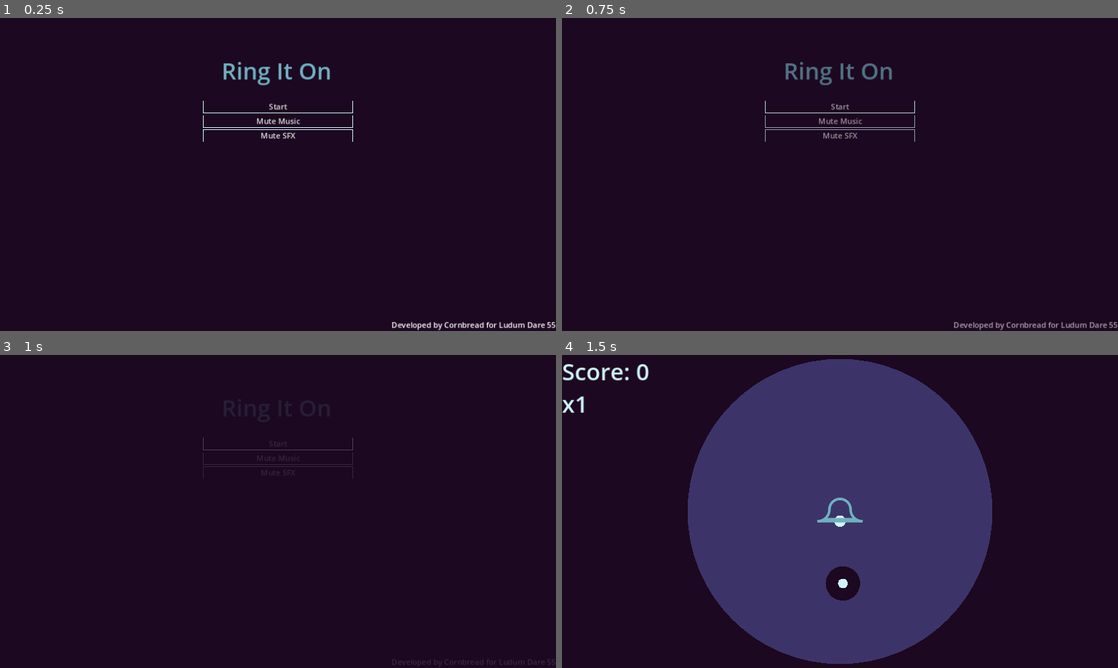
Above: before the commit, frames 1-4 (two rows, left to right).
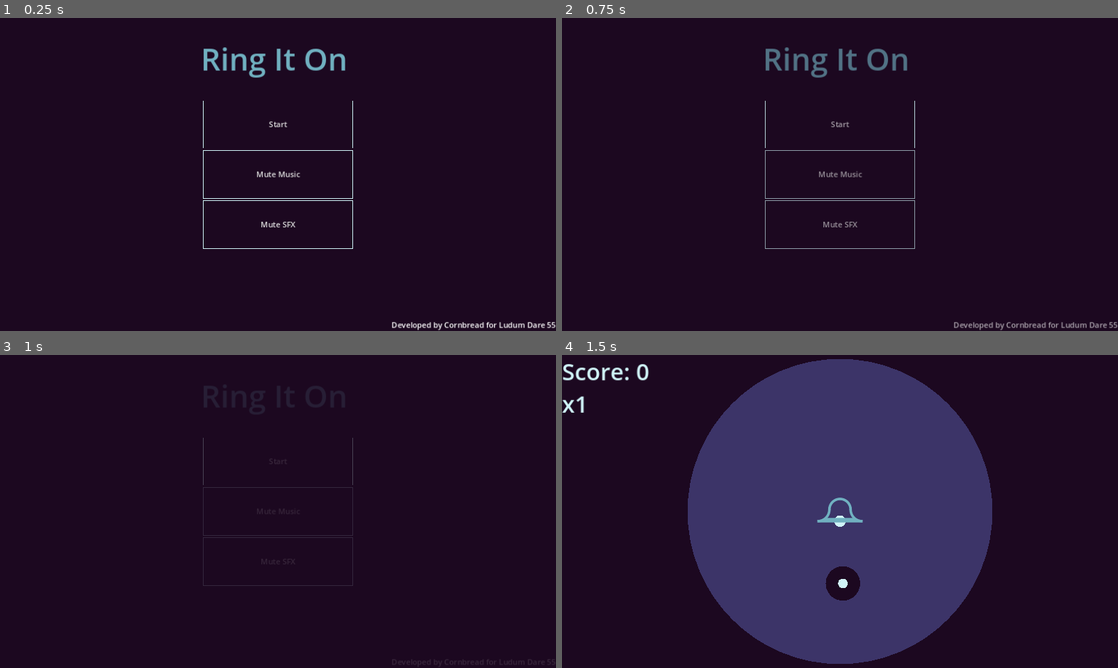
Above: after the commit, the same moments.

Repository: conradte3/ring-it-on
Game: Godot game, scene res://main.tscn
The game is run twice, just before and just after one commit, with the same random seed, the same clock (stepped at 60 frames per second) and the same inputs.
Inputs:
- Up to frame 1 (0.25 s): no input
- Up to frame 2 (0.75 s): click "Start" at 0.5 s
- Up to frame 3 (1 s): no input
- Up to frame 4 (1.5 s): hold F (right) from 1.28 s (still down); hold Space (attack) from 1.28 s (still down)

The runs differ from the first frame. In frame 1, 2.0% of the frame differs, in the area x 36-64%, y 9-74%; in frame 2, 1.9%; in frame 3, 0.6%; in frame 4, nothing differs.

Commit message:
Last minute changes

Diff:
--- a/game.gd
+++ b/game.gd
@@ -1,6 +1,6 @@
 extends Node2D
 
-signal ended(score)
+signal ended(score, high_mult)
 
 var score := 0.0 : set = set_score
 var mult = 1 : set = set_mult
@@ -9,6 +9,8 @@
 var meter_delayed := 0.0 : set = set_meter_delayed
 
 var buffer = 0.0
+
+var high_mult := 1
 
 func _draw() -> void:
 	var size = get_viewport_rect().size
@@ -19,8 +21,8 @@
 	var ratio = fmod(meter_delayed, 10.) / 10.0
 	var angle = max_angle * ratio
 
-	var base_radius = half_size.y
 	var width = min(floor(mult), 8.0)
+	var base_radius = half_size.y - 8. + width / 4.
 	draw_arc(half_size, base_radius, start_angle, start_angle + angle, 64, Color("d0f4f8"), width, true)
 	#for i in range(mult):
 		#if i == mult - 1:
@@ -34,6 +36,7 @@
 
 func set_mult(val: int) -> void:
 	mult = max(val, 1.0)
+	high_mult = max(mult, high_mult)
 	$Score.text = "Score: %d\nx%d" % [score, mult]
 
 func set_meter(val: float) -> void:
@@ -48,7 +51,7 @@
 		queue_redraw()
 
 func _on_player_died() -> void:
-	ended.emit(score)
+	ended.emit(score, high_mult)
 
 func _process(delta: float) -> void:
 	if buffer > 0.0:
--- a/game.tscn
+++ b/game.tscn
@@ -11,6 +11,7 @@
 script = ExtResource("1_t4wyq")
 
 [node name="Background" type="Node2D" parent="."]
+z_index = -1
 script = ExtResource("1_cbnv1")
 
 [node name="Player" parent="." groups=["player"] instance=ExtResource("2_1thw8")]
--- a/main.gd
+++ b/main.gd
@@ -22,14 +22,14 @@
 	add_child(game)
 
 var ending_game = false
-func _on_game_ended(score: float) -> void:
+func _on_game_ended(score: float, high_mult: int) -> void:
 	if ending_game:
 		return
 
 	ending_game = true
 	$Control/GameOver.visible = true
 	high_score = max(score, high_score)
-	$Control/GameOver/Score.text = "Score: %d\nHigh Score: %d" % [score, high_score]
+	$Control/GameOver/Score.text = "Score: %d\nHighest Multiplier: x%d\n\nHigh Score: %d" % [score, high_mult, high_score]
 
 	var tw = create_tween()
 	tw.tween_property($Control/GameOver, "modulate:a", 1.0, 1.0)
--- a/main.tscn
+++ b/main.tscn
@@ -82,13 +82,13 @@
 anchors_preset = 5
 anchor_left = 0.5
 anchor_right = 0.5
-offset_left = -117.0
-offset_top = 75.0
-offset_right = 118.0
-offset_bottom = 142.0
+offset_left = -160.0
+offset_top = 39.0
+offset_right = 160.0
+offset_bottom = 127.0
 grow_horizontal = 2
 theme_override_colors/default_color = Color(0.439216, 0.690196, 0.752941, 1)
-theme_override_font_sizes/normal_font_size = 48
+theme_override_font_sizes/normal_font_size = 64
 text = "Ring It On"
 fit_content = true
 scroll_active = false
@@ -109,6 +109,7 @@
 
 [node name="Start" type="Button" parent="Control/MainMenu/VBoxContainer"]
 layout_mode = 2
+size_flags_vertical = 3
 theme_override_styles/normal = ExtResource("5_miere")
 theme_override_styles/hover = ExtResource("5_miere")
 theme_override_styles/pressed = ExtResource("5_miere")
@@ -118,6 +119,7 @@
 
 [node name="Music" type="Button" parent="Control/MainMenu/VBoxContainer"]
 layout_mode = 2
+size_flags_vertical = 3
 theme_override_styles/normal = ExtResource("5_miere")
 theme_override_styles/hover = ExtResource("5_miere")
 theme_override_styles/pressed = ExtResource("5_miere")
@@ -127,6 +129,7 @@
 
 [node name="Sfx" type="Button" parent="Control/MainMenu/VBoxContainer"]
 layout_mode = 2
+size_flags_vertical = 3
 theme_override_styles/normal = ExtResource("5_miere")
 theme_override_styles/hover = ExtResource("5_miere")
 theme_override_styles/pressed = ExtResource("5_miere")
